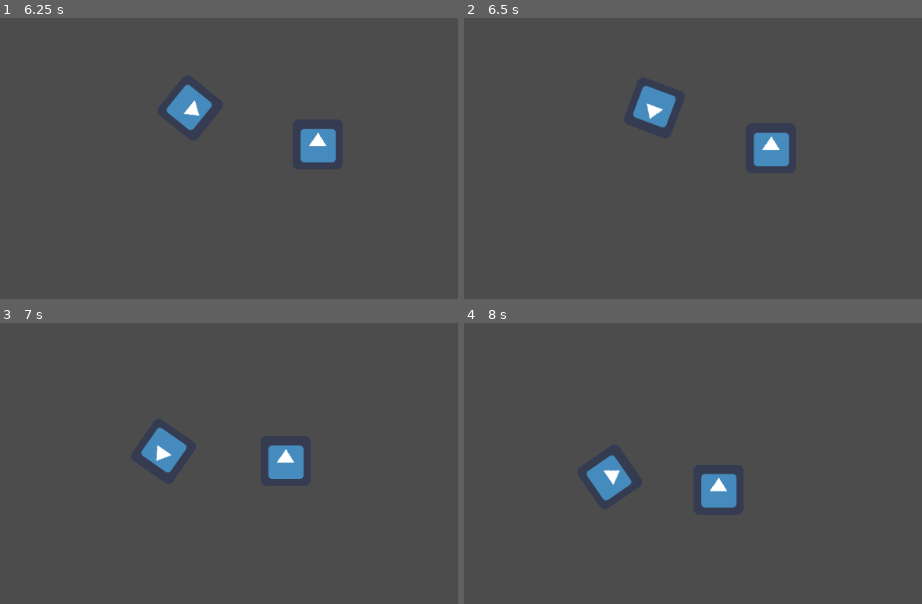
Above: before the commit, frames 1-4 (two rows, left to right).
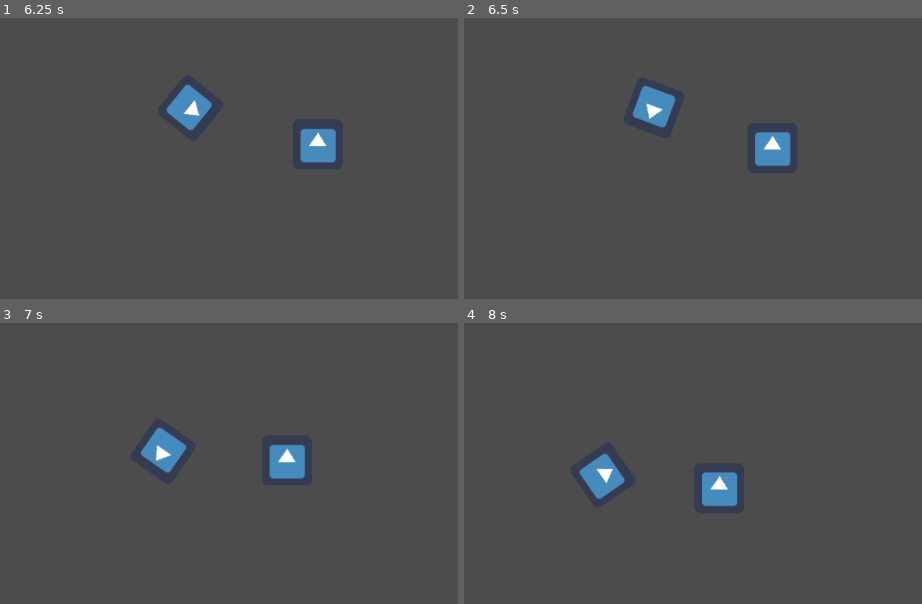
Above: after the commit, the same moments.

Repository: Jimmy-s-Test-Site/20201227_completion_jam
Game: Godot game, scene res://Julian Folder/enemy_paths.tscn
Two runs of this game, one before a commit and one after it. Both use one fixed random seed, a clock stepped at 60 frames per second and the inputs below. The project has no main scene, so this scene is started directly. The engine's default icon, where the game draws it, is replaced by a stand-in: a white triangle on a blue panel in a dark square.
Inputs:
- Up to frame 1 (6.25 s): hold Right (ui_right) 0.53-1.28 s; tap E (attack) at 0.6, 1.35, 2.3, 2.85, 3.6, 4.55, 5.1, 5.85 s; hold Down (ui_down) 1.28-2.03 s; hold Right (ui_right) 2.03-2.78 s; tap W (heal) at 2.1, 4.35 s; hold Up (ui_up) 2.78-3.53 s; hold Left (ui_left) 3.53-5.03 s; hold Down (ui_down) 5.03-5.78 s; hold Right (ui_right) from 5.78 s (still down)
- Up to frame 2 (6.5 s): keep holding Right (ui_right)
- Up to frame 3 (7 s): release Right (ui_right) at 6.53 s; hold Up (ui_up) from 6.53 s (still down); tap W (heal) at 6.6 s; tap E (attack) at 6.8 s
- Up to frame 4 (8 s): release Up (ui_up) at 7.28 s; hold Right (ui_right) from 7.28 s (still down); tap E (attack) at 7.35 s

Frame 1 is identical in both runs. In frame 2, 0.3% of the frame differs, in the area x 36-72%, y 24-53%; in frame 3, 0.3%; in frame 4, 1.0%, in the area x 25-60%, y 46-66%.

Commit message:
Player Attack improvement
Made the attack button turn on the collision of the attack range, and fixed the cooldown

Diff:
--- a/Abdullah Folder/Player.gd
+++ b/Abdullah Folder/Player.gd
@@ -35,6 +35,7 @@
 		getInput()
 		inputToMotion(delta)
 		healing()
+		attack()
 
 
 
@@ -80,8 +81,8 @@
 	if self.input.attack:
 		$AttackRange.disabled = false
 		#emit_signal("hit")
+		$AttackTimer.wait_time = 0.5
 		$AttackTimer.start()
-		$AttackRange.disabled = true
 
 
 
@@ -124,11 +125,15 @@
 	rng.randomize()
 	$Timer.wait_time = 0.0
 	$Timer.start()
-	$AttackTimer.wait_time = 1.0
+	$AttackTimer.wait_time = 0.5
 	$AttackTimer.start()
 
 
 func _on_Timer_timeout(): self.isHealAvailable = true
 
 
-func _on_AttackTimer_timeout(): attackReady = true
+
+
+func _on_AttackTimer_timeout():
+	$AttackRange.disabled = true
+	attackReady = true
--- a/Abdullah Folder/Player.tscn
+++ b/Abdullah Folder/Player.tscn
@@ -22,7 +22,6 @@
 shape = SubResource( 1 )
 
 [node name="Timer" type="Timer" parent="."]
-autostart = true
 
 [node name="AttackTimer" type="Timer" parent="."]
 
@@ -31,3 +30,4 @@
 shape = SubResource( 2 )
 disabled = true
 [connection signal="timeout" from="Timer" to="." method="_on_Timer_timeout"]
+[connection signal="timeout" from="AttackTimer" to="." method="_on_AttackTimer_timeout"]
